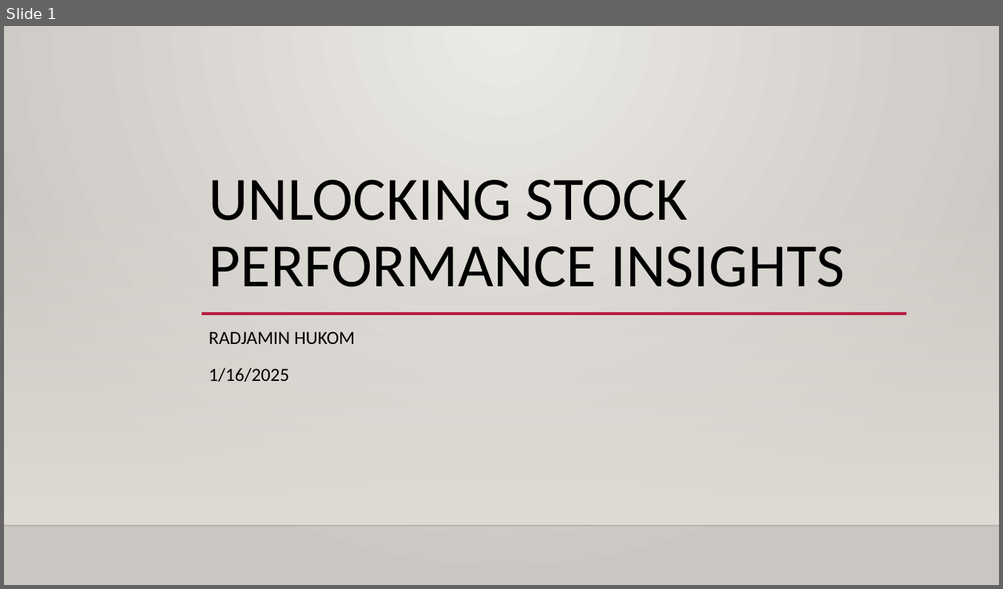
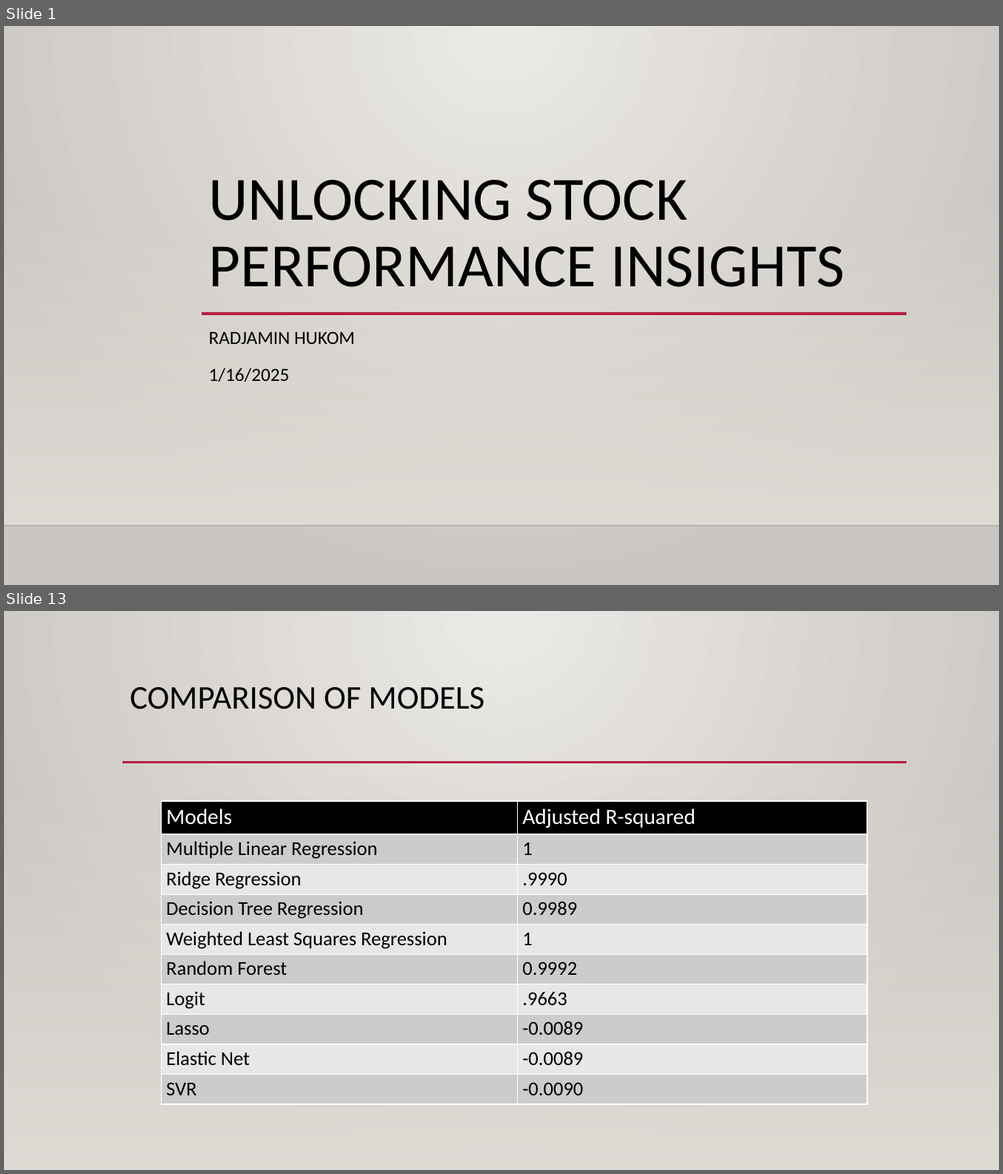
Before and after one commit to Iingxaki/Key-Financial-Indicators-Stock-Forecasting-DS450, a slide deck: Unlocking Stock Performance Insights.pptx. Shown one above the other, each under a label of ours: slide 1 before the commit, slides 1 and 13 after it; the slides between them are not shown. The pictures are 1003x589 and 1003x1174 pixels, drawn with LibreOffice and Linux fonts; fonts in the diff are those of the drawing; background and template pictures are left out. Boxes give left, top, right and bottom in pixels: in the first picture for what was removed or moved away, otherwise in the second. Text is boxed around its words. In the diff, an @@ line names an element or a change of style, - is before the commit and + after.

```diff
--- a/Unlocking Stock Performance Insights.pptx
+++ b/Unlocking Stock Performance Insights.pptx
@@ slide 13 added at (4, 611, 999, 1170), background gradient #ECEAE7 to #CAC7C1; not listed: 2 template elements that a slide beside it also shows @@
@@ rectangle added at (4, 611, 999, 1170), fill gradient #ECEAE7 to #CAC7C1 @@
@@ title added at (130, 687, 484, 709), 32 pt, text #000000 @@
+COMPARISON OF MODELS
@@ line added from (122, 762) to (907, 762), #B71E42 2.5 pt @@
@@ line added from (122, 763) to (906, 763), #B71E42 2.5 pt @@
@@ rectangle added at (4, 776, 999, 1170), fill gradient #DFDBD5 @@
@@ table added at (162, 801, 868, 1105), 10 rows, 2 columns @@
+Models | Adjusted R-squared
+Multiple Linear Regression | 1
+Ridge Regression | .9990
+Decision Tree Regression | 0.9989
+Weighted Least Squares Regression | 1
+Random Forest | 0.9992
+Logit | .9663
+Lasso | -0.0089
+Elastic Net | -0.0089
+SVR | -0.0090
```
Also in this commit, not shown: 3 slides changed, 15 other slides added, 2 slides removed.
